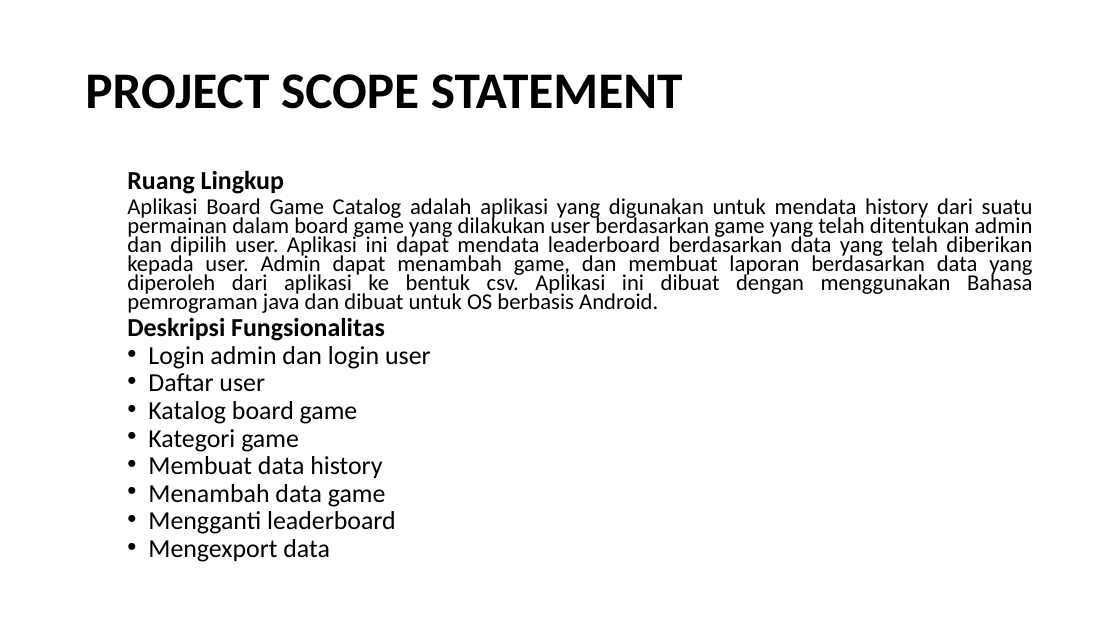
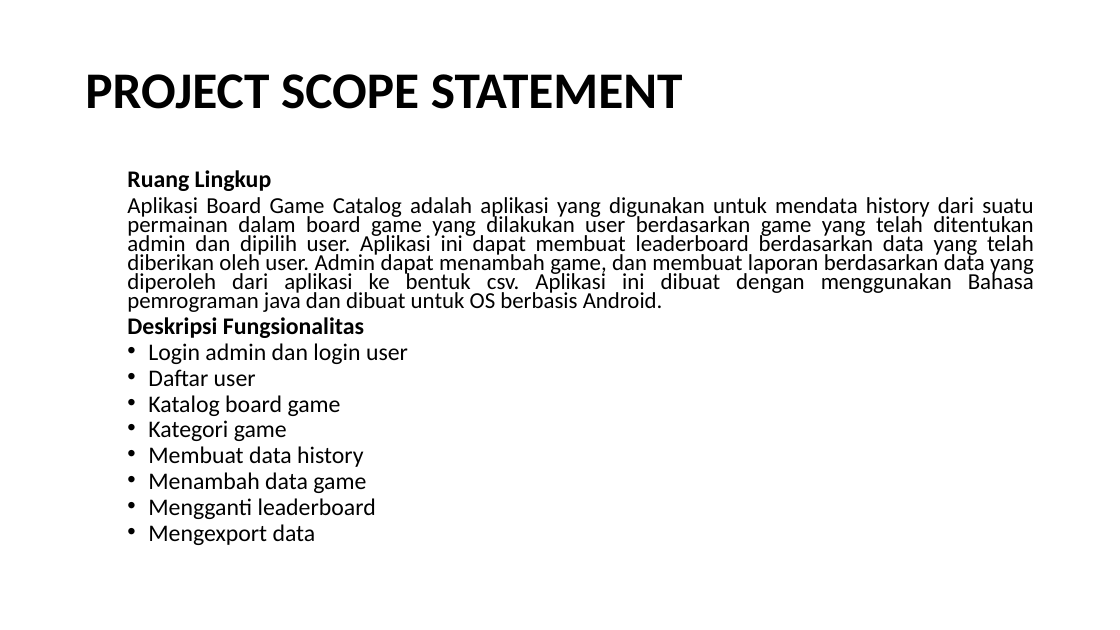
Before and after one commit to anggaraga1408/PPL4611, a slide deck: slide 4 of Aplikasi Catalog Board Game.pptx. Drawn at 1120x630 pixels with LibreOffice and Linux fonts; fonts in the diff are those of the drawing. Boxes give left, top, right and bottom in pixels: in the first picture for what was removed or moved away, otherwise in the second. Text is boxed around its words. In the diff, an @@ line names an element or a change of style, - is before the commit and + after.

```diff
--- a/Aplikasi Catalog Board Game.pptx
+++ b/Aplikasi Catalog Board Game.pptx
@@ text at box(127, 170, 408, 545): size 22.2 to 20.4 pt in "Ruang Lingkup", "Deskripsi Fungsionalitas", "Login admin dan login user", "Daftar user" and 6 more places @@
@@ text at box(127, 197, 1034, 312): text changed; size 19.4 to 19.6 pt @@
-  Aplikasi Board Game Catalog adalah aplikasi yang digunakan untuk mendata history dari suatu permainan dalam board game yang dilakukan user berdasarkan game yang telah ditentukan admin dan dipilih user. Aplikasi ini dapat mendata leaderboard berdasarkan data yang telah diberikan kepada user. Admin dapat menambah game, dan membuat laporan berdasarkan data yang diperoleh dari aplikasi ke bentuk csv. Aplikasi ini dibuat dengan menggunakan Bahasa pemrograman java dan dibuat untuk OS berbasis Android.
+  Aplikasi Board Game Catalog adalah aplikasi yang digunakan untuk mendata history dari suatu permainan dalam board game yang dilakukan user berdasarkan game yang telah ditentukan admin dan dipilih user. Aplikasi ini dapat membuat leaderboard berdasarkan data yang telah diberikan oleh user. Admin dapat menambah game, dan membuat laporan berdasarkan data yang diperoleh dari aplikasi ke bentuk csv. Aplikasi ini dibuat dengan menggunakan Bahasa pemrograman java dan dibuat untuk OS berbasis Android.
```
Also in this commit, not shown: 1 other slide changed, 1 other file.
